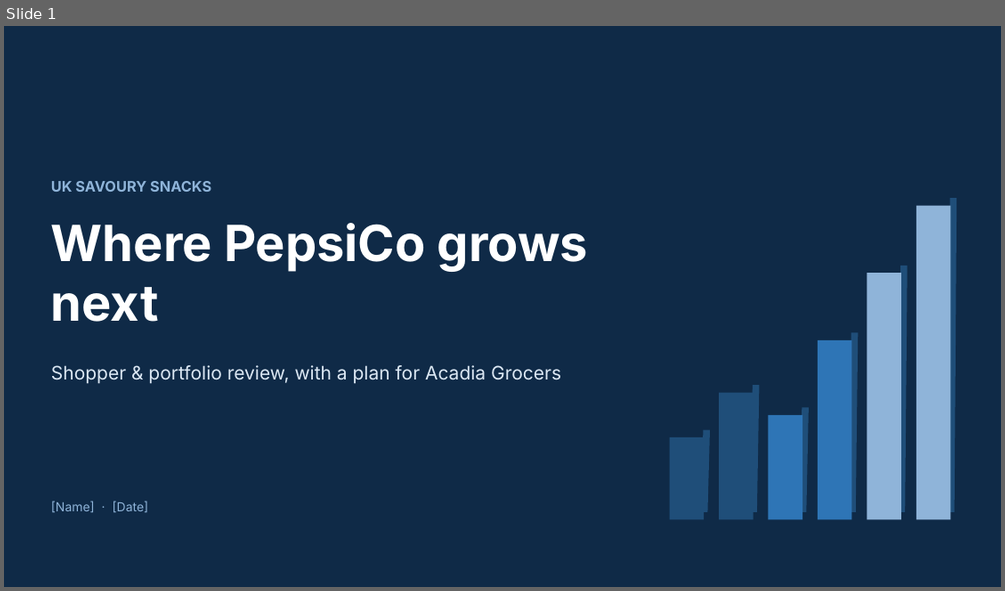
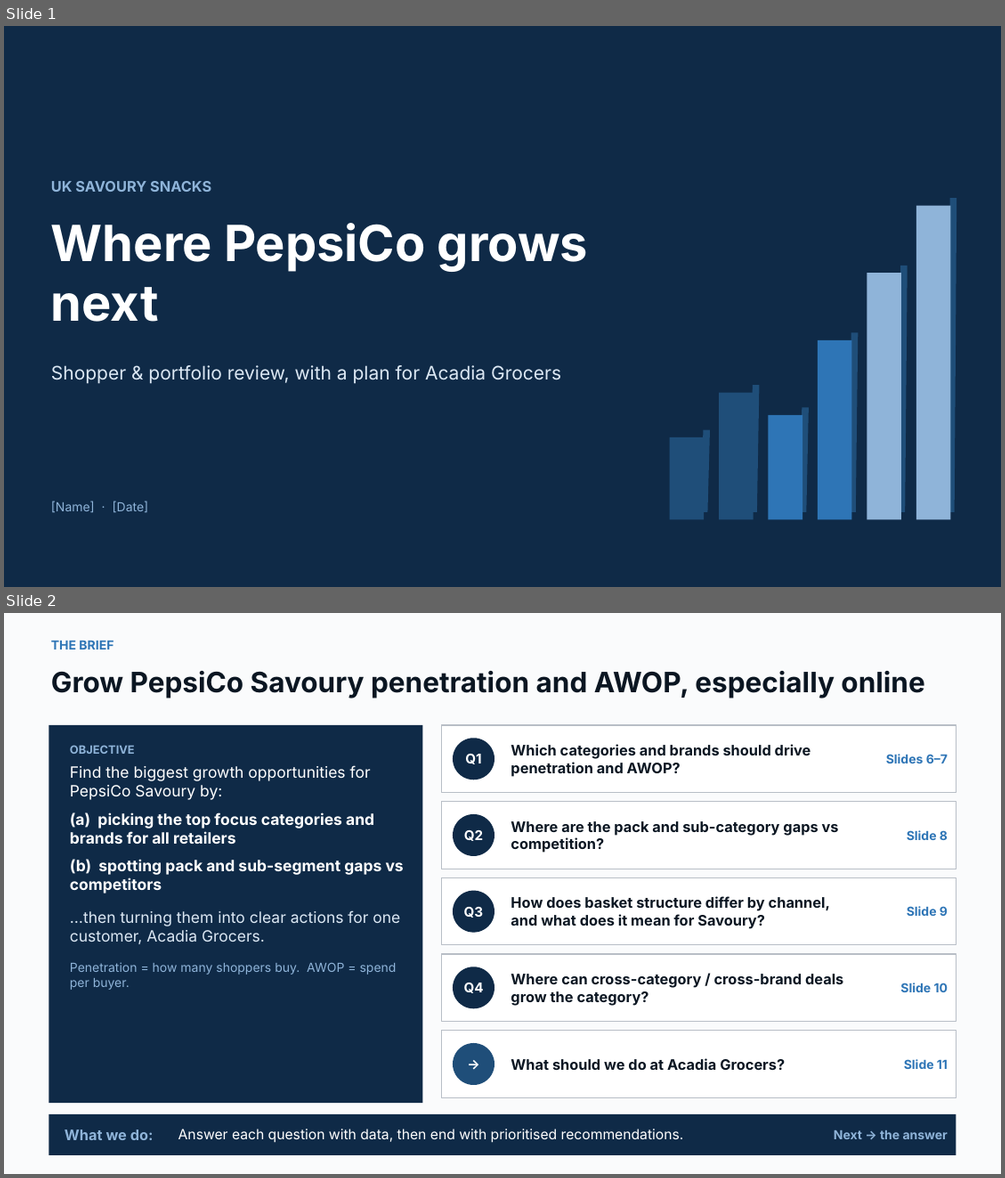
Before and after one commit to harshjunekumar/test-sample, a slide deck: pepsico_savoury_case/UK_Savoury_Growth_Story.pptx. Shown one above the other, each under a label of ours: slide 1 before the commit, slides 1 and 2 after it. The pictures are 1005x591 and 1005x1178 pixels, drawn with LibreOffice and Linux fonts; fonts in the diff are those of the drawing. Boxes give left, top, right and bottom in pixels: in the first picture for what was removed or moved away, otherwise in the second. Text is boxed around its words. In the diff, an @@ line names an element or a change of style, - is before the commit and + after.

```diff
--- a/pepsico_savoury_case/UK_Savoury_Growth_Story.pptx
+++ b/pepsico_savoury_case/UK_Savoury_Growth_Story.pptx
@@ slide 2 added at [4,613,1001,1174], background #FFFFFF @@
@@ rectangle added at [4,613,1001,1174], fill #FAFBFC @@
@@ text added at [51,641,113,649], 12 pt, text #2E75B6, bold @@
+THE BRIEF
@@ text added at [51,671,924,698], 27 pt, text #0B1622, bold @@
+Grow PepsiCo Savoury penetration and AWOP, especially online
@@ rectangle added at [48,725,423,1103], fill #0F2A47 @@
@@ text added at [70,745,404,989], 15 pt, text #FFFFFF @@
+OBJECTIVE
+Find the biggest growth opportunities for PepsiCo Savoury by:
+(a) picking the top focus categories and brands for all retailers
+(b) spotting pack and sub-segment gaps vs competitors
+…then turning them into clear actions for one customer, Acadia Grocers.
+Penetration = how many shoppers buy. AWOP = spend per buyer.
@@ rectangle added at [442,725,956,793], fill #FFFFFF, outline #B8BEC6 1 pt @@
@@ ellipse added at [453,738,494,779], fill #0F2A47, 13 pt, text #FFFFFF, bold @@
+Q1
@@ text added at [510,744,811,777], 14 pt, text #0B1622, bold @@
+Which categories and brands should drive penetration and AWOP?
@@ text added at [886,754,947,763], 12 pt, text #2E75B6, bold @@
+Slides 6–7
@@ rectangle added at [442,802,956,868], fill #FFFFFF, outline #B8BEC6 1 pt @@
@@ ellipse added at [453,814,494,856], fill #0F2A47, 13 pt, text #FFFFFF, bold @@
+Q2
@@ text added at [510,821,839,852], 14 pt, text #0B1622, bold @@
+Where are the pack and sub-category gaps vs competition?
@@ text added at [906,830,947,840], 12 pt, text #2E75B6, bold @@
+Slide 8
@@ rectangle added at [442,877,956,945], fill #FFFFFF, outline #B8BEC6 1 pt @@
@@ ellipse added at [453,891,494,933], fill #0F2A47, 13 pt, text #FFFFFF, bold @@
+Q3
@@ text added at [510,896,830,929], 14 pt, text #0B1622, bold @@
+How does basket structure differ by channel, and what does it mean for Savoury?
@@ text added at [906,906,947,916], 12 pt, text #2E75B6, bold @@
+Slide 9
@@ rectangle added at [442,954,956,1022], fill #FFFFFF, outline #B8BEC6 1 pt @@
@@ ellipse added at [453,966,494,1008], fill #0F2A47, 13 pt, text #FFFFFF, bold @@
+Q4
@@ text added at [510,973,843,1005], 14 pt, text #0B1622, bold @@
+Where can cross-category / cross-brand deals grow the category?
@@ text added at [900,982,947,992], 12 pt, text #2E75B6, bold @@
+Slide 10
@@ rectangle added at [442,1030,956,1097], fill #FFFFFF, outline #B8BEC6 1 pt @@
@@ ellipse added at [453,1043,494,1085], fill #1F4E79, 13 pt, text #FFFFFF, bold @@
+→
@@ text added at [510,1058,785,1070], 14 pt, text #0B1622, bold @@
+What should we do at Acadia Grocers?
@@ text added at [904,1059,947,1069], 12 pt, text #2E75B6, bold @@
+Slide 11
@@ rectangle added at [48,1114,956,1155], fill #0F2A47 @@
@@ text added at [65,1129,154,1140], 14 pt, text #8FB4D9, bold @@
+What we do:
@@ text added at [178,1128,684,1143], 13.5 pt, text #FFFFFF @@
+Answer each question with data, then end with prioritised recommendations.
@@ text added at [833,1130,947,1139], 12 pt, text #8FB4D9, bold @@
+Next → the answer
```
Also in this commit, not shown: 9 slides changed, 3 other slides added, 3 slides removed, 1 other file.
